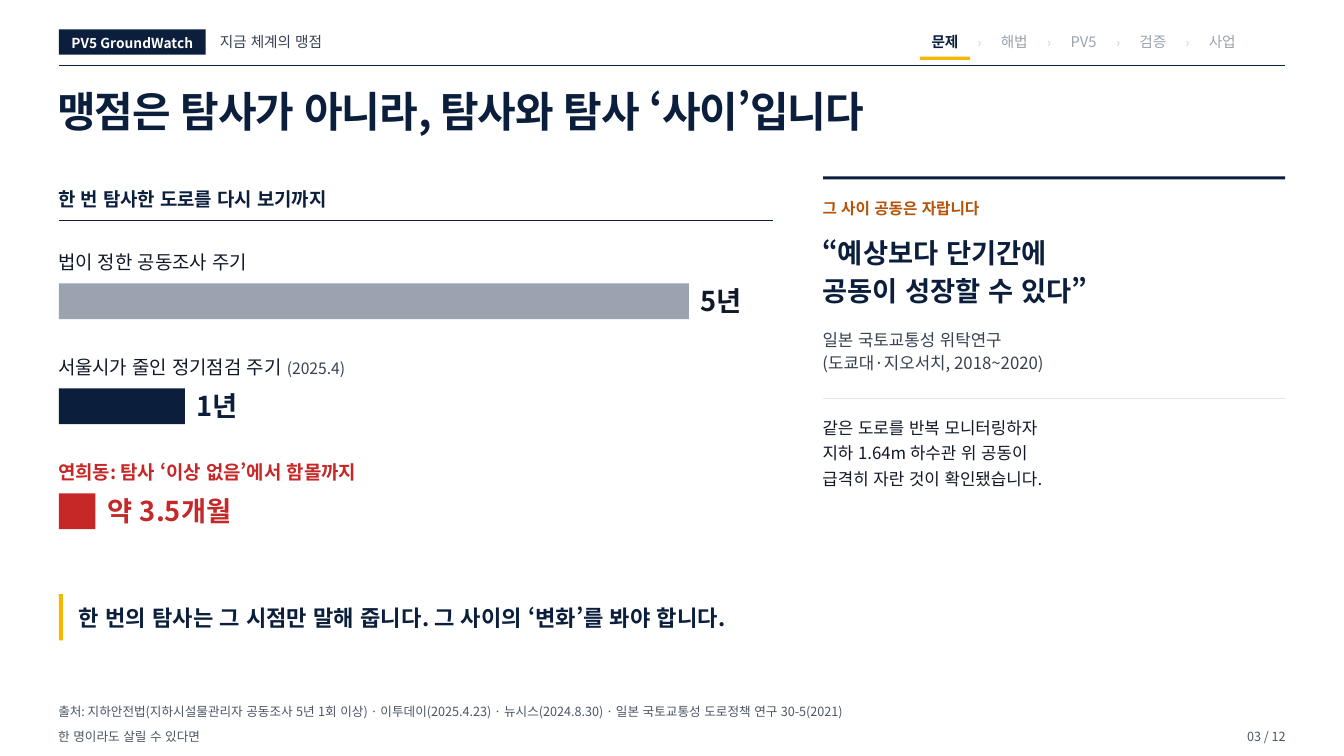
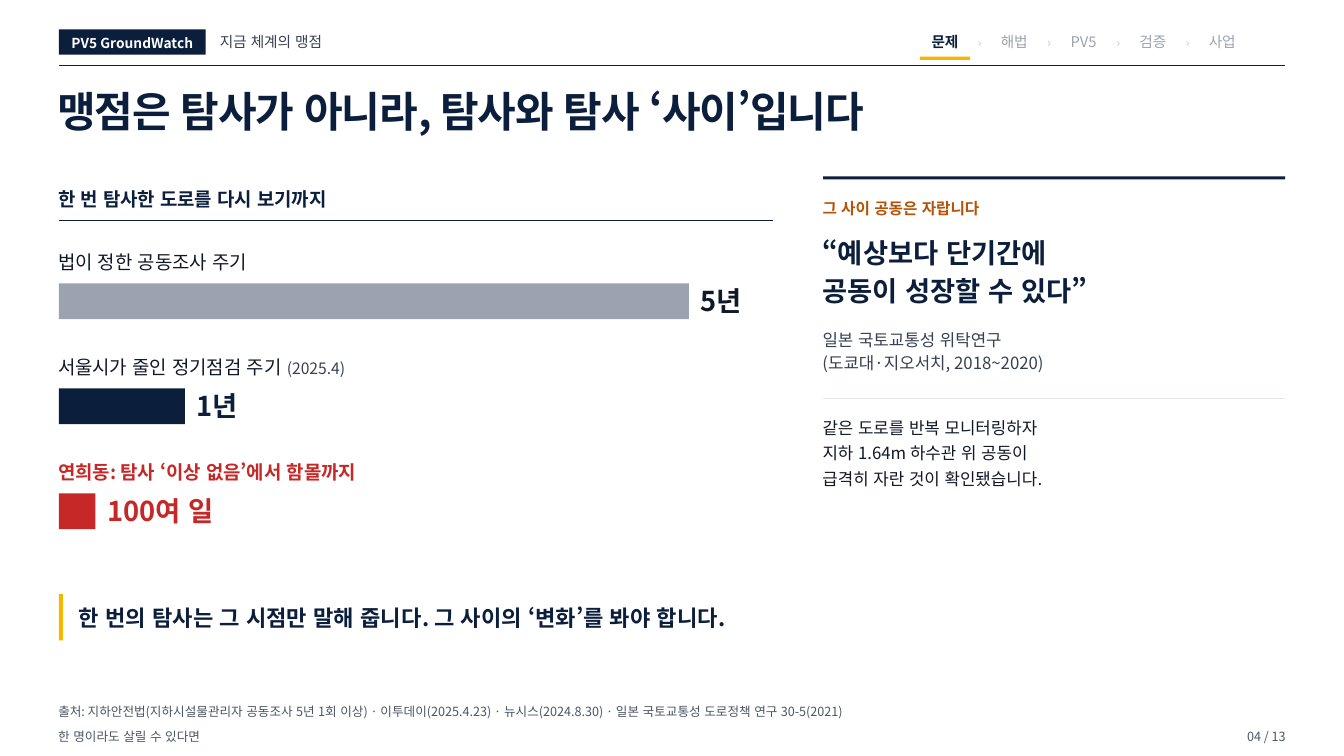
Before and after one commit to woojin-choe/pv5-hose-lab, a slide deck: slide 4 of ppt_all/PV5_GroundWatch_10_22.pptx (slide 3 before the commit). Drawn at 1344x756 pixels with LibreOffice and Linux fonts; fonts in the diff are those of the drawing. Boxes give left, top, right and bottom in pixels: in the first picture for what was removed or moved away, otherwise in the second. Text is boxed around its words. In the diff, an @@ line names an element or a change of style, - is before the commit and + after.

```diff
--- a/ppt_all/PV5_GroundWatch_10_22.pptx
+++ b/ppt_all/PV5_GroundWatch_10_22.pptx
@@ text at (107, 498, 213, 524): text changed @@
-약 3.5개월
+100여 일
@@ text at (1247, 731, 1286, 741): text changed @@
-03 / 12
+04 / 13
```
Also in this commit, not shown: 10 other slides changed, 1 slide added, 44 other files.
